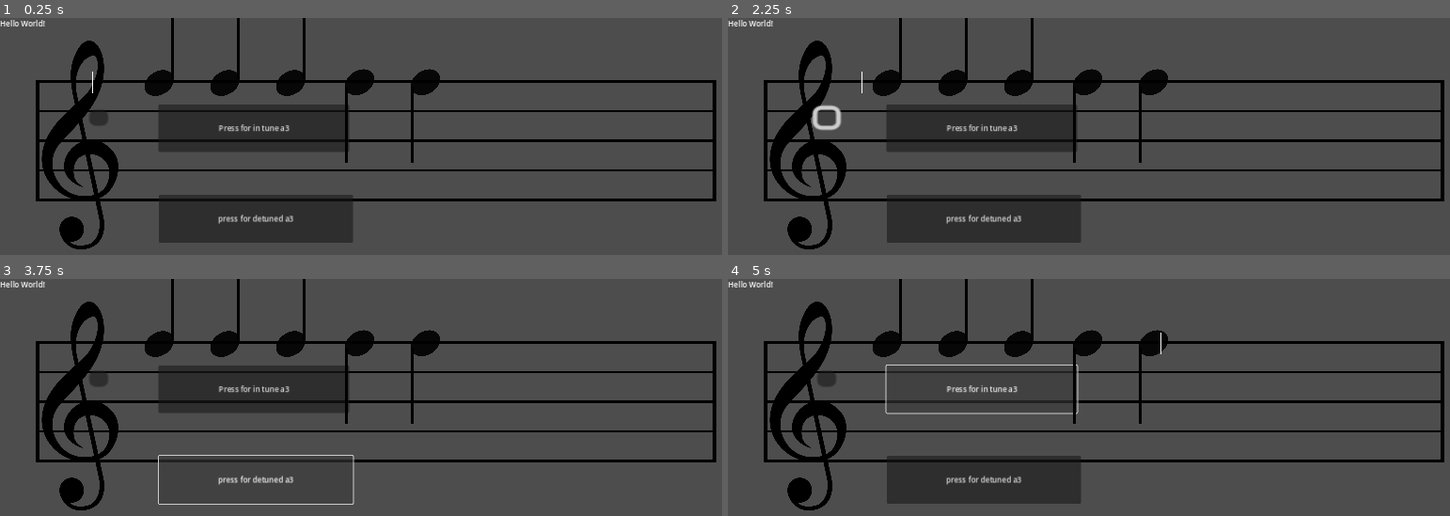
Above: before the commit, frames 1-4 (two rows, left to right).
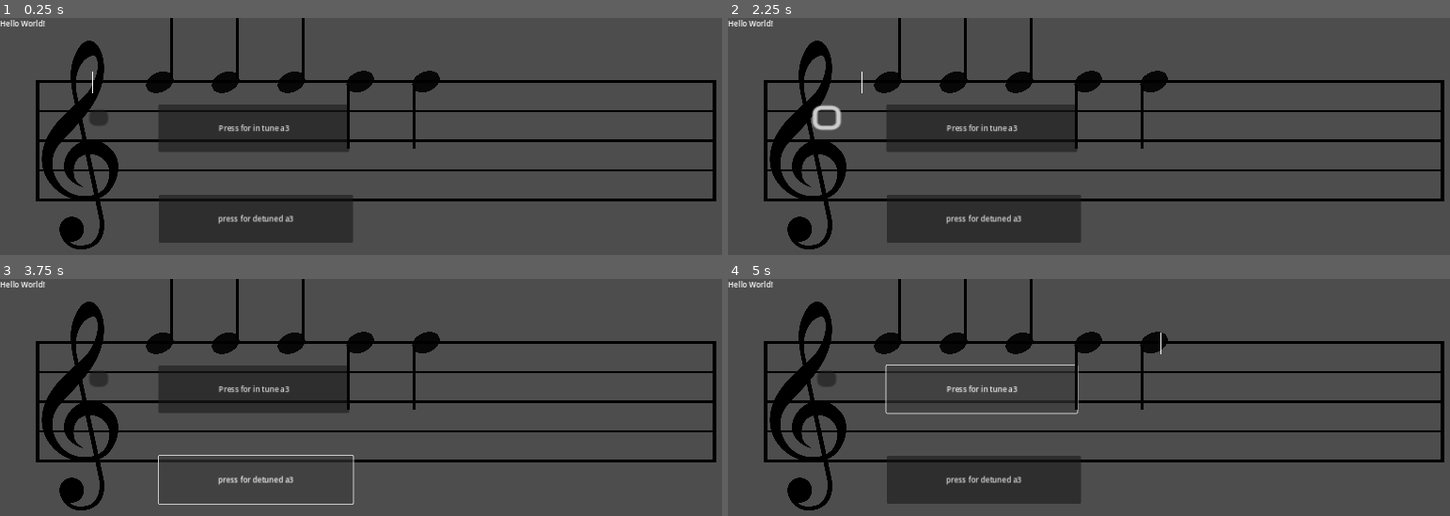
Above: after the commit, the same moments.

Repository: Sniggiho/COMP225-Reluna
Game: Godot game, scene res://Scenes/firstScene.tscn
The game is run twice, just before and just after one commit, with the same random seed, the same clock (stepped at 60 frames per second) and the same inputs.
Inputs (mouse positions are in pixels of both pictures, inside the frame that each line leads up to):
- Up to frame 1 (0.25 s): no input
- Up to frame 2 (2.25 s): click (886, 81) at 0.52 s; click (886, 81) at 1.27 s; click (829, 117) at 2 s
- Up to frame 3 (3.75 s): click (101, 378) at 2.75 s; click "press for detuned a3" at 3.5 s
- Up to frame 4 (5 s): click "Press for in tune a3" at 4.25 s

The runs differ from the first frame. In frame 1, 0.8% of the frame differs, in the area x 20-61%, y 0-62%; in frame 2, 0.8%; in frame 3, 0.8%; in frame 4, 0.8%.

Commit message:
Created outline of LevelManager and removed some errors from other files

Diff:
--- a/Project/LevelManager.gd
+++ /dev/null
@@ -1,20 +0,0 @@
-extends Node2D
-class_name LevelManager
-
-"""
-The Level Manager manages the level (wow!).
-Handles the generation of the tune and then commands the tune creator
-Checks the players input
-"""
-
-@export var tuneCreator : TuneCreator
-var listOfNotes : Array
-
-# Called when the node enters the scene tree for the first time.
-func _ready():
-	pass # Replace with function body.
-
-
-# Called every frame. 'delta' is the elapsed time since the previous frame.
-func _process(delta):
-	pass
--- a/Project/Scenes/AudioStreamPlayerTest.gd
+++ b/Project/Scenes/AudioStreamPlayerTest.gd
@@ -29,7 +29,7 @@
 
 
 # Called every frame. 'delta' is the elapsed time since the previous frame.
-func _process(delta):
+func _process(_delta):
 	pass
 
 
--- a/Project/Scenes/LevelManager/LevelManager.gd
+++ b/Project/Scenes/LevelManager/LevelManager.gd
@@ -2,41 +2,88 @@
 class_name LevelManager
 ## The Level Manager manages the level (wow!).
 ##
-## Handles the the level's parameters and communicates them to the Tune Creator
+## Handles the the level's parameters and communicates them to a TuneCreator that the
+## level manager creates.
+##
+## The level manager handles the parameters for the spawning of notes by TuneCreator.
+##
+## For the tutorial levels, we have a series of level managers with the specific
+## parameters we wish for.
+##
+## For the freeplay levels, the level manager will persist but it will create a new tuneCreator
 ##
 ## The Level Manager will also be responsible for spawning the feedback window
 
+## Number of accidentals, refer to the circle of fifths. Number of flat or sharp notes
+var numAccidentals : int = 0
+
+## bySharp controls whether the accidentals will be sharps or flats. This will
+## impact which notes can occur and which icon (sharp or flat) to draw on the staff
+var bySharp : bool = true
+
+## Number of notes to spawn on screen
+var numNotes : int = 5
+
+## Number of notes that will be out of tune.
+## Should be less then numNotes.
+var numOutOfTune : int = 1
+
+## The maximum number of cents the note can be out of tune.
+var maxDetuneCents : int = 50
+
+## The minimum number of cents the note can be out of tune.
+var minDetuneCents : int = 5
+
+## For a normal distribution, what will the average amount of detune be?
+var averageDetune : int = 40
+
+## Detune standard deviation
+var detuneSD : float = 5.0
+
+## Direction of detune, that is sharp or flat or both.
+## Sharp indicates increasing cents (detuneDirection =  1).
+## Flat indicates decreasing cents  (detuneDirection = -1).
+## Both means it could be either    (detuneDirection =  0).
+var detuneDirection : int = 0
+
 ## TODO
-@export var feedbackWindow : PackedScene
+@onready var feedbackWindow : PackedScene
 
-@export var tuneCreator : TuneCreator
-var listOfNotes : Array
+@onready var _tuneCreatorScene : PackedScene = preload("res://Scenes/TuneCreator/tune_creator.tscn")
+var _tuneCreator : TuneCreator
 
 ## Will look like [0, 1, 0, 0, 1], where the 1 positions have detuned notes
 var listOfDetunedNotes : Array
 
-# Called when the node enters the scene tree for the first time.
-func _ready():
-	if not tuneCreator:
-		printerr("No tune creator provided to level manager!")
-
-
-# Called every frame. 'delta' is the elapsed time since the previous frame.
-func _process(delta):
+## Create a tune creator with the given parameters
+func createTuneCreator() -> void:
 	pass
 
+## Delete the tune creator (ideally you're going to create a new one with
+## similar parameters after this)
+func deleteTuneCreator() -> void:
+	if _tuneCreator:
+		_tuneCreator.queue_free()
+	else:
+		printerr("You just tried to delete a tune creator that didn't exist--Why'd that happen?")
+
 ## Compare the player's selected notes to the correct solution
-func check():
-	listOfNotes = tuneCreator.getListOfNotes()
-	var playersSelectedNotes : Array = tuneCreator.getSelectedNotes()
+func checkPlayerInput():
+	var listOfNotes : Array = _tuneCreator.getListOfNotes()
+	# will look like [0, 1, 0, 0, 1]. Hopefully it's the same as the correct answer
+	var playersSelectedNotes : Array = _tuneCreator.getSelectedNotes()
 
-	var correct : bool = true
+	if playersSelectedNotes.size() != listOfDetunedNotes.size():
+		printerr("Somehow the tune creator and the level manager disagree on the number of notes")
 
+	var correct : bool = listOfDetunedNotes.hash() == playersSelectedNotes.hash()
 
-
+	## TODO
 	if correct:
 		print("Yay you were correct!")
 	else:
 		print("Aw, you were incorrect :(")
 
+# Called when the node enters the scene tree for the first time.
+func _ready():
 	pass
--- a/Project/Scenes/Note/Note.gd
+++ b/Project/Scenes/Note/Note.gd
@@ -9,7 +9,7 @@
 	pass
 
 # Called every frame. 'delta' is the elapsed time since the previous frame.
-func _process(delta):
+func _process(_delta):
 	pass
 
 func centsToRatio(cents) -> float:
--- a/Project/Scenes/Note/note.tscn
+++ b/Project/Scenes/Note/note.tscn
@@ -39,7 +39,7 @@
 	self.playDetuned()
 
 
-func _on_area_2d_area_entered(area):
+func _on_area_2d_area_entered(_area):
 	playDetuned()
 	pass # Replace with function body.
 "
@@ -68,8 +68,8 @@
 flat = true
 
 [node name="Sprite2D" type="Sprite2D" parent="Button"]
-position = Vector2(31, -36)
-scale = Vector2(0.064375, 0.0724404)
+position = Vector2(32, -26)
+scale = Vector2(0.06, 0.06)
 texture = ExtResource("3_07ysi")
 
 [node name="AudioStreamPlayer" type="AudioStreamPlayer" parent="."]
--- a/Project/Scenes/TuneCreator/TuneCreator.gd
+++ b/Project/Scenes/TuneCreator/TuneCreator.gd
@@ -29,7 +29,7 @@
 	generate()
 
 # Called every frame. 'delta' is the elapsed time since the previous frame.
-func _process(delta):
+func _process(_delta):
 	pass
 
 ## For use in free play mode, the user's selection of difficulty is passed to
@@ -64,7 +64,6 @@
 ## Getter method for the set of notes the user has selected (i.e., that bad ones)
 func getSelectedNotes() -> Array:
 	return []
-	pass
 
 ## Remove all notes.
 func cleanup() -> void:
@@ -83,8 +82,9 @@
 				allNotes.append(note+"-"+str(oct))
 	return allNotes
 
+
 ##Creates an array containing the note names for a mode with the specified number of accidentals
-
+##
 ##	Parameters:
 ##		accidentals : int
 ##			number of accidentals for the desired key
--- a/Project/Scenes/TuneCreator/dummyNote.gd
+++ b/Project/Scenes/TuneCreator/dummyNote.gd
@@ -8,5 +8,5 @@
 
 
 # Called every frame. 'delta' is the elapsed time since the previous frame.
-func _process(delta):
+func _process(_delta):
 	pass
Binary file added: Project/TempImage/Circle-of-Fifths-Keys.png
Not shown, added: Project/TempImage/Circle-of-Fifths-Keys.png.import
